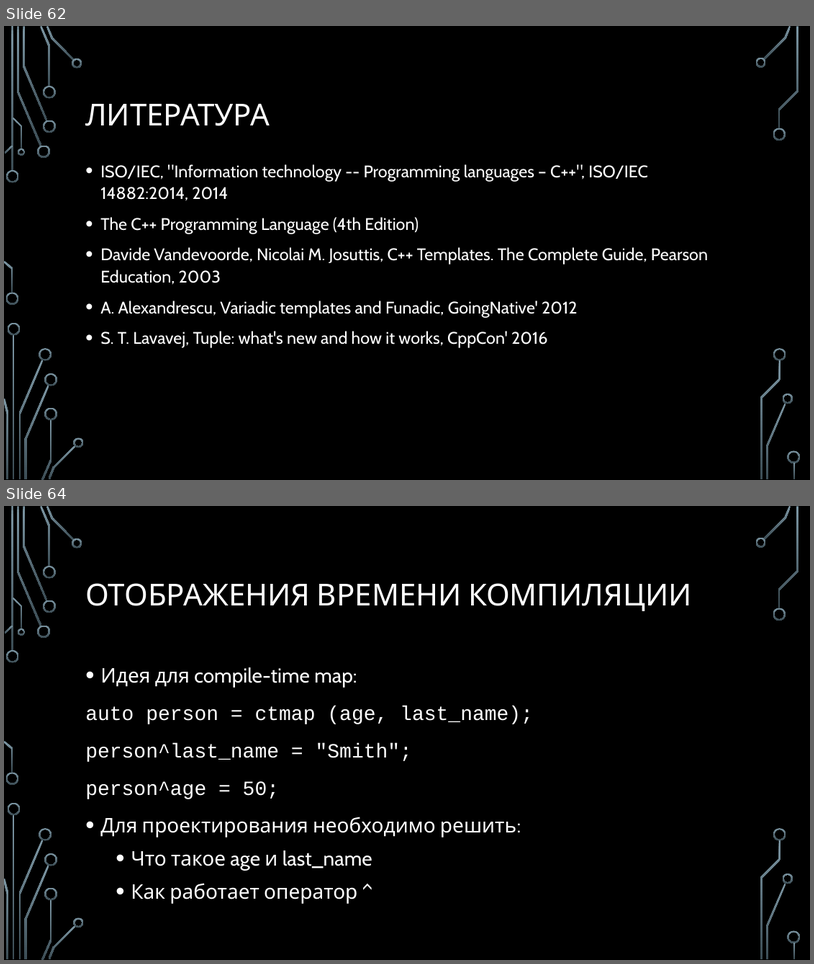
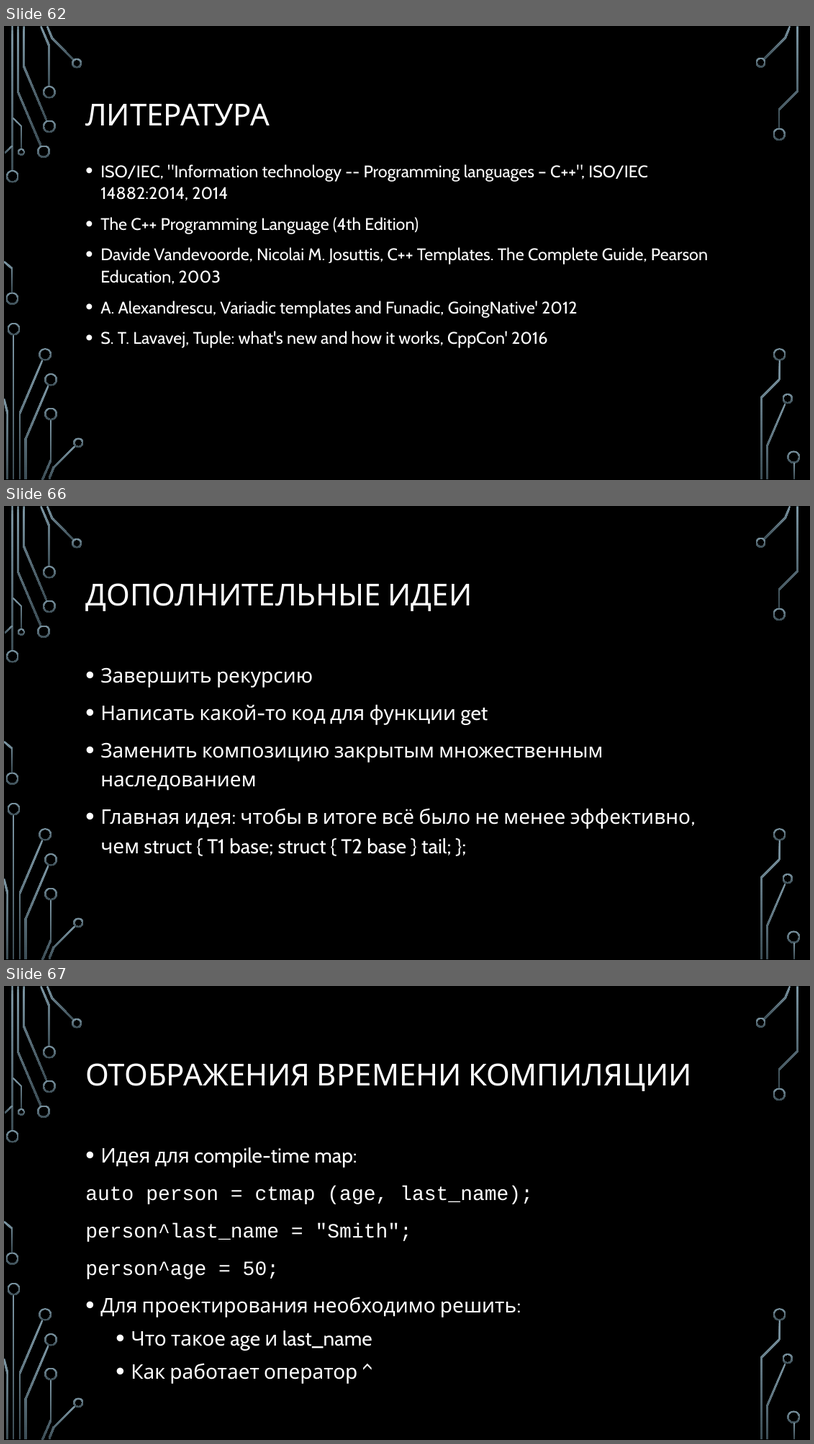
Before and after one commit to MIPT-ILab/cpp-lects-rus, a slide deck: slides/lec2-6-variadics.pptx. Shown one above the other, each under a label of ours: slides 62 and 64 before the commit, slides 62, 66 and 67 after it; the slides between them are not shown. The pictures are 814x964 and 814x1444 pixels, drawn with LibreOffice and Linux fonts; fonts in the diff are those of the drawing; background and template pictures are left out. Boxes give left, top, right and bottom in pixels: in the first picture for what was removed or moved away, otherwise in the second. Text is boxed around its words. In the diff, an @@ line names an element or a change of style, - is before the commit and + after.

```diff
--- a/slides/lec2-6-variadics.pptx
+++ b/slides/lec2-6-variadics.pptx
@@ slide 66 added at [4,506,810,960], background picture (left out); not listed: 36 template elements that a slide beside it also shows @@
@@ title added at [85,583,473,611], 36 pt, text #FFFFFF @@
+ДОПОЛНИТЕЛЬНЫЕ ИДЕИ
@@ text added at [100,667,691,855], 24 pt, text #FFFFFF @@
+• Завершить рекурсию
+• Написать какой-то код для функции get
+• Заменить композицию закрытым множественным наследованием
+• Главная идея: чтобы в итоге всё было не менее эффективно, чем struct { T1 base; struct { T2 base } tail; };
@@ what was slide 64 is now slide 67 @@
```
Also in this commit, not shown: 9 slides changed, 2 other slides added, 56 other files.
